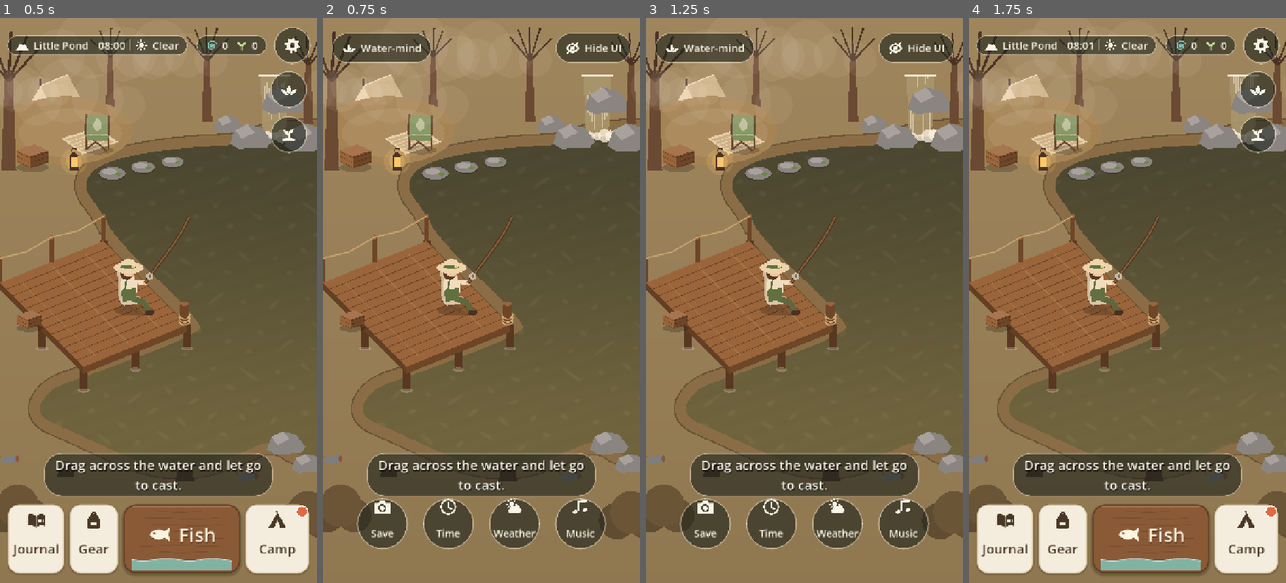
Above: before the commit, frames 1-4 (left to right).
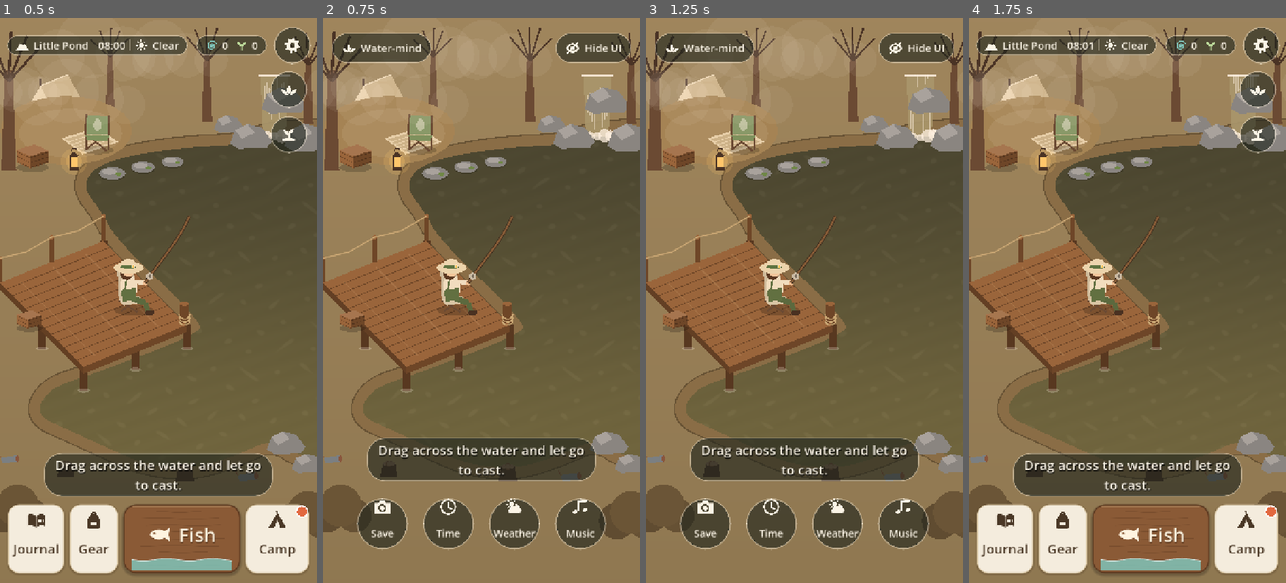
Above: after the commit, the same moments.

Repository: jeiel85/ripple-garden
Game: Godot game, scene res://world/game_root.tscn
Same seed, same stepped clock (60 frames per second), same inputs: the game is played once before the commit and once after it.
Inputs (mouse positions are in pixels of both pictures, inside the frame that each line leads up to):
- Up to frame 1 (0.5 s): no input
- Up to frame 2 (0.75 s): click (611, 91) at 0.52 s
- Up to frame 3 (1.25 s): no input
- Up to frame 4 (1.75 s): click "Water-mind" at 1.25 s

Frame 1 is identical in both runs. In frame 2, 5.0% of the frame differs, in the area x 13-87%, y 74-85%; in frame 3, 5.0%; in frame 4, nothing differs.

Commit message:
fix(ui): 메시지를 바닥을 차지한 것(내비·낚시 줄·물멍·사진 버튼)과 제스처 바 위에, 사진 모드 일본어 캡션 줄임 (에뮬레이터에서 발견)
- 토스트 위치를 한곳에서 정한다: 평소 196 · 낚시 470 · 물멍 230 · 사진 모드 370 + 아래 안전 영역
- 둥근 버튼 캡션이 원 밖으로 넘치던 일본어(インスタント→フィルム, ロゴ オン/オフ→ロゴあり/なし)와 영어(No frame→Plain)
- 세 언어 캡션 폭 검사 추가

Co-Authored-By: Claude Opus 5.5 <noreply@anthropic.com>

Diff:
--- a/godot/data/localization.csv
+++ b/godot/data/localization.csv
@@ -582,12 +582,12 @@
 "ui.photo.back","돌아가기","Back","戻る"
 "ui.photo.shutter","촬영","Take","撮影"
 "ui.photo.frame","액자","Frame","額縁"
-"ui.photo.frame.none","액자 없음","No frame","額縁なし"
-"ui.photo.frame.polaroid","즉석 사진","Instant","インスタント"
+"ui.photo.frame.none","액자 없음","Plain","額縁なし"
+"ui.photo.frame.polaroid","즉석 사진","Instant","フィルム"
 "ui.photo.frame.wood","나무 액자","Wood","木の額縁"
 "ui.photo.frame.soft","빛바랜","Faded","色あせ"
-"ui.photo.logo_on","로고 켬","Logo on","ロゴ オン"
-"ui.photo.logo_off","로고 끔","Logo off","ロゴ オフ"
+"ui.photo.logo_on","로고 켬","Logo on","ロゴあり"
+"ui.photo.logo_off","로고 끔","Logo off","ロゴなし"
 "ui.photo.zoom_in","확대","Zoom in","拡大"
 "ui.photo.zoom_out","축소","Zoom out","縮小"
 "ui.setting.language","언어","Language","言語"
--- a/godot/tests/unit/test_photo_mode.gd
+++ b/godot/tests/unit/test_photo_mode.gd
@@ -136,3 +136,36 @@
 		camera._tween.custom_step(3.0)  # play the pulse to its end
 	assert_true(camera.zoom.is_equal_approx(Vector2.ONE * 2.0), "the pulse must not pull the photo's zoom back (zoom %s)" % camera.zoom)
 	camera.free()
+
+# Found on the emulator: Japanese captions spilled out of the round buttons.
+func test_round_button_captions_fit_their_circle_in_every_language() -> void:
+	var previous := TranslationServer.get_locale()
+	var theme := UiTheme.build(1.0, false, false)
+	var font: Font = theme.default_font if theme.default_font != null else ThemeDB.fallback_font
+	var size: int = theme.get_font_size("font_size", "RoundButton")
+	for locale in ["ko", "en", "ja"]:
+		TranslationServer.set_locale(locale)
+		var keys: Array = ["ui.photo.back", "ui.photo.shutter", "ui.photo.logo_on", "ui.photo.logo_off",
+			"ui.water_mind.save", "ui.water_mind.time", "ui.water_mind.weather", "ui.water_mind.bgm"]
+		for frame_id in PhotoMode.FRAMES:
+			keys.append("ui.photo.frame." + frame_id)
+		for key in keys:
+			var text := String(TranslationServer.translate(key))
+			var width := font.get_string_size(text, HORIZONTAL_ALIGNMENT_LEFT, -1, size).x
+			assert_true(width <= 120.0 - 20.0, "%s %s '%s' is %.0f px wide for a 120 px circle" % [locale, key, text, width])
+	TranslationServer.set_locale(previous)
+
+# Found on the emulator: the water-mind hint lay over the water-mind buttons.
+func test_messages_sit_above_whatever_holds_the_bottom() -> void:
+	var root := _start()
+	root.ui.apply_insets(0.0, 40.0)
+	assert_eq(root.ui.toast.offset_bottom, -(UIController.TOAST_BOTTOM + 40.0), "above the navigation row and the gesture bar")
+	root.ui.enter_water_mind()
+	assert_eq(root.ui.toast.offset_bottom, -(UIController.WATER_MIND_TOAST_BOTTOM + 40.0))
+	root.ui.open_photo_mode()
+	assert_eq(root.ui.toast.offset_bottom, -(UIController.PHOTO_TOAST_BOTTOM + 40.0))
+	root.ui.photo_mode.exit()
+	assert_eq(root.ui.toast.offset_bottom, -(UIController.WATER_MIND_TOAST_BOTTOM + 40.0))
+	root.ui.water_mind.exit()
+	assert_eq(root.ui.toast.offset_bottom, -(UIController.TOAST_BOTTOM + 40.0))
+	_stop(root)
--- a/godot/ui/ui_controller.gd
+++ b/godot/ui/ui_controller.gd
@@ -11,7 +11,12 @@
 ## status bar (`KEEPS_STATUS`), the journal keeps the navigation row (`KEEPS_NAV`). Small panels
 ## (settings, restoration) are centred over a dimmed scene and hide both.
 
-## Messages sit above photo mode's buttons (and the polaroid strip under them) while it is open.
+## Where messages sit (design pixels above the bottom edge, plus the gesture bar): just above whatever
+## occupies the bottom — the navigation row, the fishing row, the water-mind buttons, photo mode's buttons
+## (and the polaroid strip under them).
+const TOAST_BOTTOM := 196.0
+const FISHING_TOAST_BOTTOM := 470.0
+const WATER_MIND_TOAST_BOTTOM := 230.0
 const PHOTO_TOAST_BOTTOM := PhotoMode.POLAROID_STRIP + 210.0
 
 var game: Dictionary = {}
@@ -51,6 +56,8 @@
 var _recast_after_release := false
 ## An away summary that arrived while something else was on screen (shown once things are quiet).
 var _pending_away: OfflineService.Summary = null
+## The gesture bar's height (design pixels), kept so messages can sit above it.
+var _bottom_inset := 0.0
 
 func _init() -> void:
 	layer = 10
@@ -92,7 +99,7 @@
 	toast.set_anchors_preset(Control.PRESET_CENTER_BOTTOM)
 	toast.grow_horizontal = Control.GROW_DIRECTION_BOTH
 	toast.grow_vertical = Control.GROW_DIRECTION_BEGIN
-	toast.offset_bottom = -196  # just above the navigation row, like the mockups' tip pill
+	toast.offset_bottom = -TOAST_BOTTOM  # just above the navigation row, like the mockups' tip pill
 	root.add_child(toast)
 	_build_modal_host()
 	_chrome = Control.new()
@@ -391,7 +398,7 @@
 
 func _on_fishing_state_changed(_previous: String, current: String) -> void:
 	# Messages sit above whatever occupies the bottom: the navigation row, or the meter and reel button.
-	toast.offset_bottom = -470.0 if current in Hud.FISHING_STATES else -196.0
+	_place_toast()
 	var fighting := current == "fight"
 	fight_meter.visible = fighting  # the meter means nothing before the fish is hooked
 	if fighting:
@@ -503,10 +510,12 @@
 	fight_meter.visible = false
 	world_input.enabled = false
 	water_mind.enter()
+	_place_toast()
 
 func exit_water_mind() -> void:
 	if photo_mode.active:
 		photo_mode.exit()
+	_place_toast()
 	hud.visible = true
 	hud.allow_top = true
 	hud.allow_bottom = true
@@ -553,11 +562,11 @@
 	water_mind.hide_chrome()
 	water_mind.pause_idle(true)
 	var region_name := tr(ContentDB.get_region(_region_id).get("name_key", ""))
-	toast.offset_bottom = -PHOTO_TOAST_BOTTOM  # above the photo controls
 	photo_mode.enter(_camera, "%s · %s" % [region_name, InspectPanel.date_text(int(Time.get_unix_time_from_system()), false)])
+	_place_toast()  # above the photo controls
 
 func _on_photo_mode_closed() -> void:
-	toast.offset_bottom = -196.0
+	_place_toast()
 	water_mind.pause_idle(false)
 	if water_mind.active:
 		water_mind.show_chrome()
@@ -624,11 +633,23 @@
 		get_viewport().get_visible_rect().size.y, OS.has_feature("mobile"))
 	apply_insets(insets.x, insets.y)
 
+func _place_toast() -> void:
+	var base := TOAST_BOTTOM
+	if photo_mode != null and photo_mode.active:
+		base = PHOTO_TOAST_BOTTOM
+	elif water_mind != null and water_mind.active:
+		base = WATER_MIND_TOAST_BOTTOM
+	elif _fishing != null and FishingController.State.keys()[_fishing.state].to_lower() in Hud.FISHING_STATES:
+		base = FISHING_TOAST_BOTTOM
+	toast.offset_bottom = -(base + _bottom_inset)
+
 ## Keeps everything that is tapped or read out of a notch and the gesture bar (design pixels). Full-screen
 ## panels are laid out for the status bar at the top, which moves down by the same inset; the overlays
 ## move only their buttons, their pictures stay full screen. Found on a 20:9 emulator, where the map's
 ## title sat on top of the status bar.
 func apply_insets(top: float, bottom: float) -> void:
+	_bottom_inset = bottom
+	_place_toast()
 	hud.apply_layout(top, bottom, UiTheme.touch_min(GameState.get_setting("large_ui") == true))
 	_modal_full.offset_top = top
 	_modal_full.offset_bottom = -bottom
